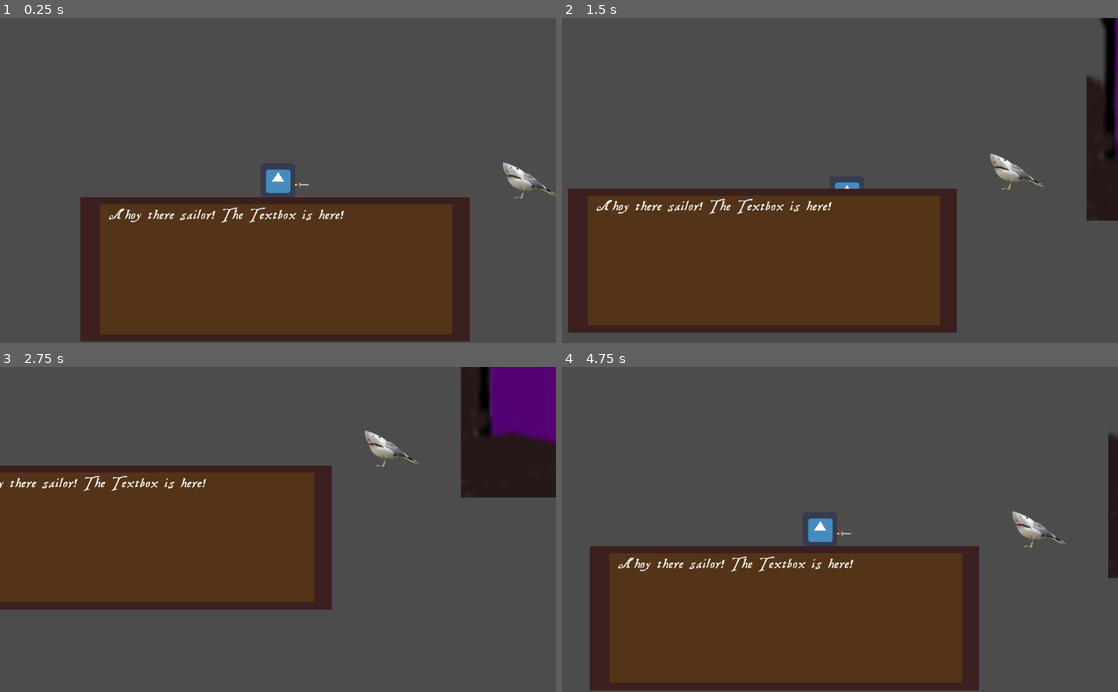
Above: before the commit, frames 1-4 (two rows, left to right).
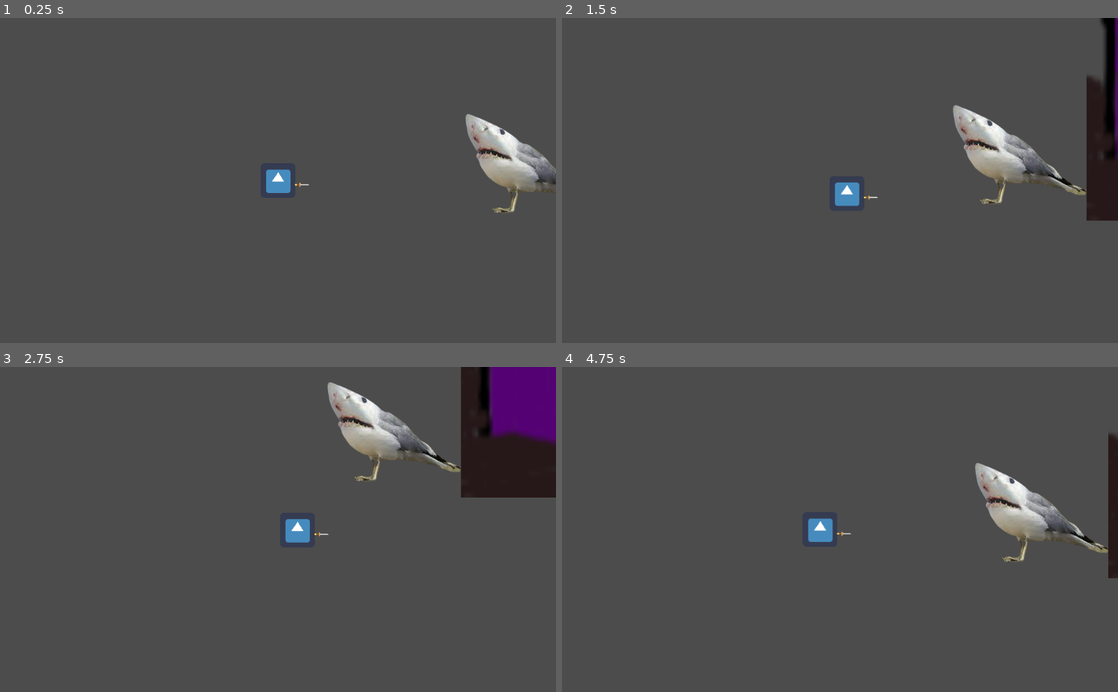
Above: after the commit, the same moments.

Repository: jacobjameskbb/GameDev2022-RPG
Game: Godot game, scene res://scences/Main.tscn
Same seed, same stepped clock (60 frames per second), same inputs: the game is played once before the commit and once after it. The engine's default icon, where the game draws it, is replaced by a stand-in: a white triangle on a blue panel in a dark square.
Inputs (mouse positions are in pixels of both pictures, inside the frame that each line leads up to):
- Up to frame 1 (0.25 s): no input
- Up to frame 2 (1.5 s): tap Enter (ui_accept) at 0.5 s; move the mouse to (962, 164) at 0.52 s; hold D (right) 0.53-1.28 s; hold Enter (ui_accept) 0.53-1.28 s; move the mouse to (728, 196) at 1.27 s; hold S (down) from 1.28 s (still down); click (728, 196) at 1.35 s
- Up to frame 3 (2.75 s): tap Enter (ui_accept) at 1.52, 1.55, 1.82 s; move the mouse to (333, 458) at 2.02 s; release S (down) at 2.03 s; hold D (right) from 2.03 s (still down); hold Enter (ui_accept) from 2.03 s (still down)
- Up to frame 4 (4.75 s): move the mouse to (812, 594) at 2.77 s; release D (right) at 2.78 s; release Enter (ui_accept) at 2.78 s; hold W (up) 2.78-3.53 s; click (812, 594) at 2.85 s; tap Enter (ui_accept) at 3.02, 3.05, 3.32, 4.52, 4.55 s; move the mouse to (1006, 578) at 3.52 s; hold Enter (ui_accept) 3.53-4.28 s; hold A (left) from 3.53 s (still down); move the mouse to (673, 480) at 4.27 s; click (673, 480) at 4.35 s

The runs differ from the first frame. In frame 1, 33% of the frame differs, in the area x 14-100%, y 29-100%; in frame 2, 33%; in frame 3, 29%; in frame 4, 33%, in the area x 5-99%, y 29-100%.

Commit message:
Changes 2

Diff:
--- /dev/null
+++ b/map template.tscn
@@ -0,0 +1,6 @@
+[gd_scene format=2]
+
+[node name="map template" type="Node2D"]
+
+[node name="TileMap" type="TileMap" parent="."]
+format = 1
--- a/project.godot
+++ b/project.godot
@@ -26,31 +26,31 @@
 
 up={
 "deadzone": 0.5,
-"events": [ Object(InputEventKey,"resource_local_to_scene":false,"resource_name":"","device":0,"alt":false,"shift":false,"control":false,"meta":false,"command":false,"pressed":false,"scancode":87,"unicode":0,"echo":false,"script":null)
+"events": [ Object(InputEventKey,"resource_local_to_scene":false,"resource_name":"","device":0,"alt":false,"shift":false,"control":false,"meta":false,"command":false,"pressed":false,"scancode":87,"physical_scancode":0,"unicode":0,"echo":false,"script":null)
 , Object(InputEventJoypadMotion,"resource_local_to_scene":false,"resource_name":"","device":0,"axis":3,"axis_value":-1.0,"script":null)
  ]
 }
 down={
 "deadzone": 0.5,
-"events": [ Object(InputEventKey,"resource_local_to_scene":false,"resource_name":"","device":0,"alt":false,"shift":false,"control":false,"meta":false,"command":false,"pressed":false,"scancode":83,"unicode":0,"echo":false,"script":null)
+"events": [ Object(InputEventKey,"resource_local_to_scene":false,"resource_name":"","device":0,"alt":false,"shift":false,"control":false,"meta":false,"command":false,"pressed":false,"scancode":83,"physical_scancode":0,"unicode":0,"echo":false,"script":null)
 , Object(InputEventJoypadMotion,"resource_local_to_scene":false,"resource_name":"","device":0,"axis":3,"axis_value":1.0,"script":null)
  ]
 }
 left={
 "deadzone": 0.5,
-"events": [ Object(InputEventKey,"resource_local_to_scene":false,"resource_name":"","device":0,"alt":false,"shift":false,"control":false,"meta":false,"command":false,"pressed":false,"scancode":65,"unicode":0,"echo":false,"script":null)
+"events": [ Object(InputEventKey,"resource_local_to_scene":false,"resource_name":"","device":0,"alt":false,"shift":false,"control":false,"meta":false,"command":false,"pressed":false,"scancode":65,"physical_scancode":0,"unicode":0,"echo":false,"script":null)
 , Object(InputEventJoypadMotion,"resource_local_to_scene":false,"resource_name":"","device":0,"axis":2,"axis_value":-1.0,"script":null)
  ]
 }
 right={
 "deadzone": 0.5,
-"events": [ Object(InputEventKey,"resource_local_to_scene":false,"resource_name":"","device":0,"alt":false,"shift":false,"control":false,"meta":false,"command":false,"pressed":false,"scancode":68,"unicode":0,"echo":false,"script":null)
+"events": [ Object(InputEventKey,"resource_local_to_scene":false,"resource_name":"","device":0,"alt":false,"shift":false,"control":false,"meta":false,"command":false,"pressed":false,"scancode":68,"physical_scancode":0,"unicode":0,"echo":false,"script":null)
 , Object(InputEventJoypadMotion,"resource_local_to_scene":false,"resource_name":"","device":0,"axis":2,"axis_value":1.0,"script":null)
  ]
 }
 esc={
 "deadzone": 0.5,
-"events": [ Object(InputEventKey,"resource_local_to_scene":false,"resource_name":"","device":0,"alt":false,"shift":false,"control":false,"meta":false,"command":false,"pressed":false,"scancode":16777217,"unicode":0,"echo":false,"script":null)
+"events": [ Object(InputEventKey,"resource_local_to_scene":false,"resource_name":"","device":0,"alt":false,"shift":false,"control":false,"meta":false,"command":false,"pressed":false,"scancode":16777217,"physical_scancode":0,"unicode":0,"echo":false,"script":null)
  ]
 }
 lmb={
@@ -60,7 +60,7 @@
 }
 game_usage={
 "deadzone": 0.5,
-"events": [ Object(InputEventKey,"resource_local_to_scene":false,"resource_name":"","device":0,"alt":false,"shift":false,"control":false,"meta":false,"command":false,"pressed":false,"scancode":0,"unicode":0,"echo":false,"script":null)
+"events": [ Object(InputEventKey,"resource_local_to_scene":false,"resource_name":"","device":0,"alt":false,"shift":false,"control":false,"meta":false,"command":false,"pressed":false,"scancode":0,"physical_scancode":0,"unicode":0,"echo":false,"script":null)
  ]
 }
 
--- a/scences/Main.tscn
+++ b/scences/Main.tscn
@@ -8,8 +8,9 @@
 [ext_resource path="res://scences/npc.tscn" type="PackedScene" id=6]
 [ext_resource path="res://scences/menu.tscn" type="PackedScene" id=7]
 [ext_resource path="res://scences/door.tscn" type="PackedScene" id=8]
-[ext_resource path="res://scences/test.tscn" type="PackedScene" id=9]
+[ext_resource path="res://scences/testmap.tscn" type="PackedScene" id=9]
 [ext_resource path="res://assets/pirate.tres" type="DynamicFont" id=10]
+[ext_resource path="res://map template.tscn" type="PackedScene" id=11]
 
 [node name="Main" type="Node"]
 script = ExtResource( 3 )
@@ -17,21 +18,29 @@
 [node name="World Manager" type="Node2D" parent="."]
 script = ExtResource( 2 )
 
+[node name="player" parent="World Manager" instance=ExtResource( 5 )]
+position = Vector2( 518, 273 )
+
 [node name="npc" parent="World Manager" instance=ExtResource( 6 )]
 position = Vector2( 965, 239 )
 
-[node name="player" parent="World Manager" instance=ExtResource( 5 )]
-position = Vector2( 518, 273 )
+[node name="RigidBody2D" parent="World Manager/npc" instance=ExtResource( 6 )]
 
 [node name="door" parent="World Manager" instance=ExtResource( 8 )]
 position = Vector2( 1282, 367 )
 
 [node name="Combat Manager" type="Node2D" parent="."]
+visible = false
+
+[node name="test map" parent="Combat Manager" instance=ExtResource( 9 )]
+
+[node name="map template" parent="Combat Manager" instance=ExtResource( 11 )]
 
 [node name="Menu Manager" type="Node2D" parent="."]
 script = ExtResource( 1 )
 
-[node name="Control" parent="Menu Manager" instance=ExtResource( 7 )]
+[node name="Menu" parent="Menu Manager" instance=ExtResource( 7 )]
+visible = false
 anchor_left = 0.0
 anchor_top = 0.0
 anchor_right = 0.0
@@ -44,10 +53,11 @@
 [node name="Dialogue Manager" type="Control" parent="."]
 anchor_right = 1.0
 anchor_bottom = 1.0
+margin_left = -1613.0
+margin_top = -904.0
+margin_right = -1613.0
+margin_bottom = -904.0
 script = ExtResource( 4 )
-__meta__ = {
-"_edit_use_anchors_": false
-}
 
 [node name="TextTween" type="Tween" parent="Dialogue Manager"]
 
@@ -56,11 +66,9 @@
 anchor_top = 0.95
 anchor_right = 0.85
 anchor_bottom = 0.95
+margin_left = -3.05176e-05
 margin_top = -266.0
 color = Color( 0.239216, 0.12549, 0.12549, 1 )
-__meta__ = {
-"_edit_use_anchors_": false
-}
 
 [node name="Textbox" type="ColorRect" parent="Dialogue Manager/DialogueBox"]
 anchor_left = 0.05
@@ -70,20 +78,15 @@
 margin_right = 40.0
 margin_bottom = 40.0
 color = Color( 0.329412, 0.207843, 0.0980392, 1 )
-__meta__ = {
-"_edit_use_anchors_": false
-}
 
-[node name="Text" type="RichTextLabel" parent="Dialogue Manager/DialogueBox/Textbox"]
+[node name="Text" type="RichTextLabel" parent="Dialogue Manager/DialogueBox"]
 anchor_left = 0.025
 anchor_top = 0.025
 anchor_right = 0.975
 anchor_bottom = 0.975
+margin_left = 34.152
+margin_top = 12.6375
+margin_right = 34.152
+margin_bottom = 12.6375
 custom_fonts/normal_font = ExtResource( 10 )
 text = "Ahoy there sailor! The Textbox is here!"
-__meta__ = {
-"_edit_use_anchors_": false
-}
-
-[node name="Area2D" parent="." instance=ExtResource( 9 )]
-position = Vector2( 725, -243 )
--- a/scences/door.gd
+++ b/scences/door.gd
@@ -8,14 +8,8 @@
 func _input(event):
 	if event.is_action_pressed("ui_accept"):
 		if get_overlapping_bodies().size() > 0:
-			if !target_scene: # is null
-				print("no scene in this door")
-				return
-			$AnimationPlayer.play("Open")
-			get_overlapping_bodies()[0].play_walk_in_animation() # 0 will be our player
+			return
+
 
 func next_level():
 	var ERR = get_tree().change_scene_to(target_scene)
-
-	if ERR != OK:
-		print("something failed in the door scene")
--- a/scences/door.tscn
+++ b/scences/door.tscn
@@ -12,11 +12,11 @@
 script = ExtResource( 2 )
 target_scene = ExtResource( 3 )
 
+[node name="CollisionShape2D" type="CollisionShape2D" parent="."]
+position = Vector2( -36.5, -280 )
+shape = SubResource( 1 )
+
 [node name="Sprite" type="Sprite" parent="."]
 position = Vector2( -4, -262 )
 scale = Vector2( 5.28125, 8.0625 )
 texture = ExtResource( 1 )
-
-[node name="CollisionShape2D" type="CollisionShape2D" parent="."]
-position = Vector2( -36.5, -280 )
-shape = SubResource( 1 )
--- a/scences/npc.tscn
+++ b/scences/npc.tscn
@@ -1,27 +1,24 @@
 [gd_scene load_steps=4 format=2]
 
-[ext_resource path="res://scripts/npc.gd" type="Script" id=1]
+[ext_resource path="res://scripts/NPC.gd" type="Script" id=1]
 [ext_resource path="res://assets/images__1_-removebg-preview.png" type="Texture" id=2]
 
 [sub_resource type="CircleShape2D" id=1]
-radius = 96.0
 
-[node name="npc" type="Area2D"]
-position = Vector2( 312, 159 )
-collision_layer = 4
+[node name="RigidBody2D" type="RigidBody2D"]
+mode = 1
 script = ExtResource( 1 )
 
-[node name="CollisionShape2D" type="CollisionShape2D" parent="."]
-shape = SubResource( 1 )
-
-[node name="Icon" type="Sprite" parent="."]
-position = Vector2( 8, 33 )
-scale = Vector2( 0.234165, 0.202505 )
+[node name="Sprite" type="Sprite" parent="."]
+position = Vector2( -7.62939e-06, -1.52588e-05 )
+scale = Vector2( 0.576775, 0.550104 )
 texture = ExtResource( 2 )
 
-[node name="dialoge1" type="Sprite" parent="."]
-position = Vector2( 49, -164 )
-scale = Vector2( 8.70313, 5.98438 )
+[node name="CollisionPolygon2D" type="CollisionPolygon2D" parent="."]
+position = Vector2( -8, -8 )
+polygon = PoolVector2Array( -96, -88, -16, -56, 144, 72, 136, 80, 72, 56, 0, 56, -8, 88, -40, 96, -48, 88, -16, 80, -24, 48, -48, 40, -64, 24, -72, 8, -80, -8, -96, -48, -104, -80, -104, -88 )
 
-[node name="CollisionPolygon2D" type="CollisionPolygon2D" parent="."]
-polygon = PoolVector2Array( -8, 9, -16, 1, -40, 1, -40, 9, -24, 41, 0, 49, -16, 65, 0, 65, 8, 49, 56, 65, 64, 57 )
+[node name="Detect collsion" type="Area2D" parent="."]
+
+[node name="CollisionShape2D" type="CollisionShape2D" parent="Detect collsion"]
+shape = SubResource( 1 )
--- a/scences/player/player.tscn
+++ b/scences/player/player.tscn
@@ -27,8 +27,8 @@
 [node name="sword" parent="." instance=ExtResource( 3 )]
 position = Vector2( 44, 0 )
 
-[node name="Area2D" type="Area2D" parent="."]
+[node name="hitbox" type="Area2D" parent="."]
 
-[node name="CollisionShape2D" type="CollisionShape2D" parent="Area2D"]
+[node name="CollisionShape2D" type="CollisionShape2D" parent="hitbox"]
 position = Vector2( -0.5, 0 )
 shape = SubResource( 2 )
--- a/scences/test.tscn
+++ b/scences/test.tscn
@@ -1,17 +1,17 @@
 [gd_scene load_steps=3 format=2]
 
-[ext_resource path="res://assets/icon.png" type="Texture" id=1]
+[ext_resource path="res://assets/Dialoguebox.png" type="Texture" id=1]
 
 [sub_resource type="RectangleShape2D" id=1]
-extents = Vector2( 248, 208 )
+extents = Vector2( 517, 97 )
 
-[node name="collsion tester" type="Area2D"]
+[node name="RigidBody2D" type="RigidBody2D"]
 
 [node name="CollisionShape2D" type="CollisionShape2D" parent="."]
+position = Vector2( 522, 254 )
 shape = SubResource( 1 )
 
 [node name="Sprite" type="Sprite" parent="."]
-modulate = Color( 0, 0, 0, 1 )
-position = Vector2( -1.81899e-12, 2.38419e-07 )
-scale = Vector2( 8, 6.625 )
+position = Vector2( 517, 303 )
+scale = Vector2( 16.0781, 8.92188 )
 texture = ExtResource( 1 )
--- a/scripts/npc.gd
+++ b/scripts/npc.gd
@@ -1,13 +1,10 @@
-extends Area2D
+extends RigidBody2D
 
 var active = false
 
 func _ready():
 	connect("body_entered",self,"on_NPC_body_entered")
 	connect("body_exited",self,"on_NPC_body_exited")
-
-func _process(_delta):
-	$dialoge1.visible = active
 
 
 func on_NPC_body_entered(body):
@@ -18,9 +15,9 @@
 	if body.name == "player":
 		active = false
 
-func _input(event):
-	if event.is_action_pressed("game_usage") and len(get_overlapping_bodies()) > 0:
-		find_and_use_dialogue()
+#func _input(event):
+#	if event.is_action_pressed("game_usage") and len(get_overlapping_bodies()) > 0:
+#		find_and_use_dialogue()
 
 func find_and_use_dialogue():
 	var dialogue_player = get_node_or_null("DialoguePlayer")
Not shown: 1 places in scences/Main.tscn that only renumber resources
